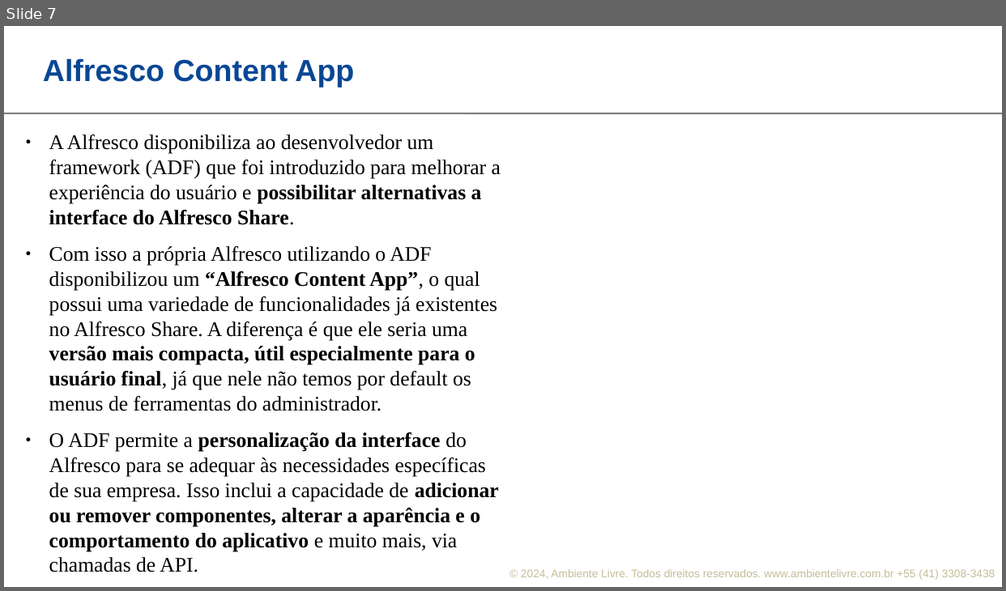
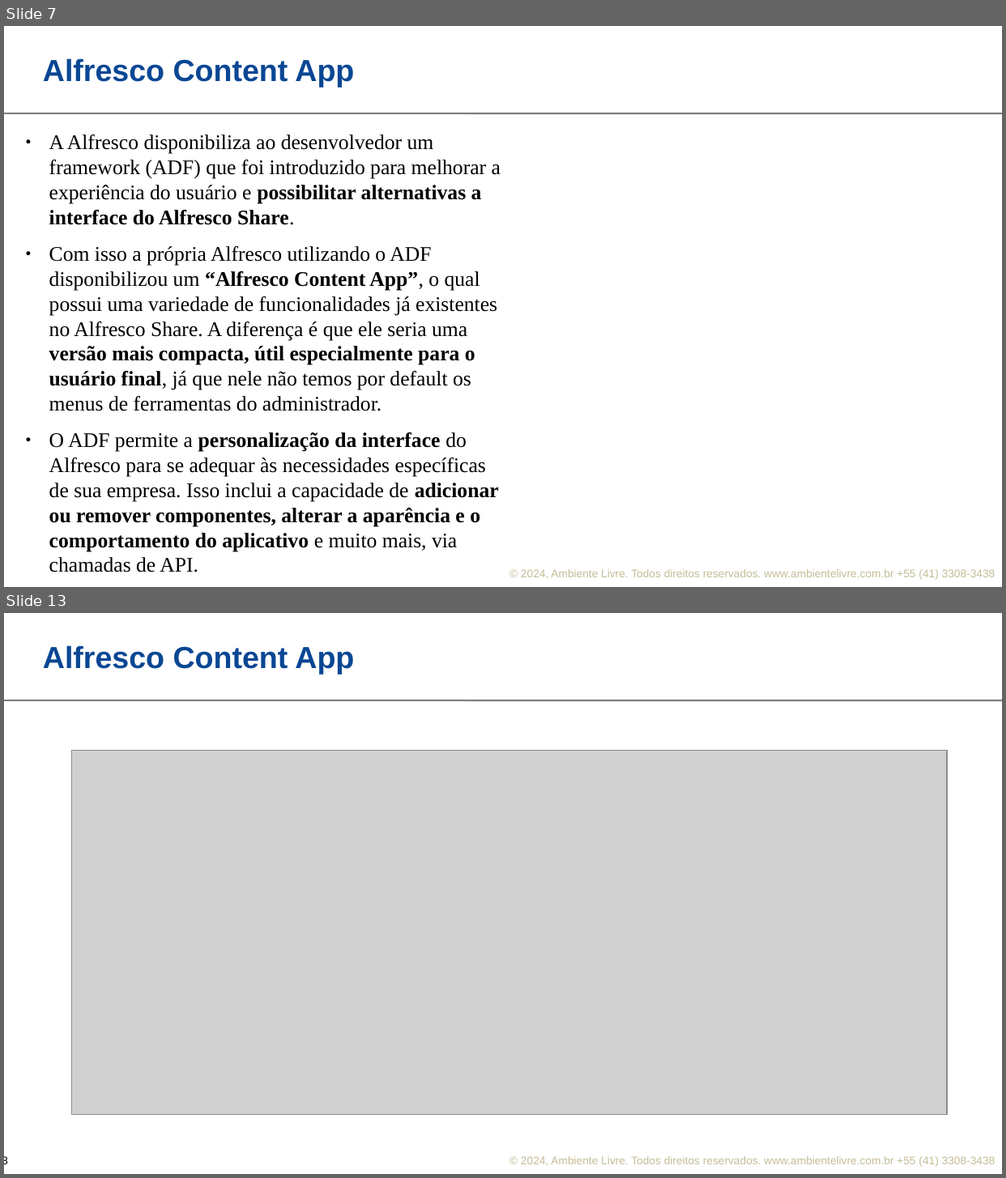
Before and after one commit to ambientelivre/labs, a slide deck: talks/apresentacao-alfresco/alfresco_apresentacao.odp. Shown one above the other, each under a label of ours: slide 7 before the commit, slides 7 and 13 after it; the slides between them are not shown. The pictures are 1006x591 and 1006x1178 pixels, drawn with LibreOffice and Linux fonts; fonts in the diff are those of the drawing; grey boxes stand for pictures; background and template pictures are left out. Boxes give left, top, right and bottom in pixels: in the first picture for what was removed or moved away, otherwise in the second. Text is boxed around its words. In the diff, an @@ line names an element or a change of style, - is before the commit and + after.

Commit message:
apresentacao alfresco atualizada

```diff
--- a/talks/apresentacao-alfresco/alfresco_apresentacao.odp
+++ b/talks/apresentacao-alfresco/alfresco_apresentacao.odp
@@ slide 13 added at (x1=4, y1=613, x2=1002, y2=1174), background #FFFFFF; not listed: 3 template elements that a slide beside it also shows @@
@@ title added at (x1=43, y1=645, x2=354, y2=674), 22 pt, text #094794, bold @@
+Alfresco Content App
@@ picture added at (x1=72, y1=751, x2=947, y2=1115) @@
```
Also in this commit, not shown: 5 other slides added.
